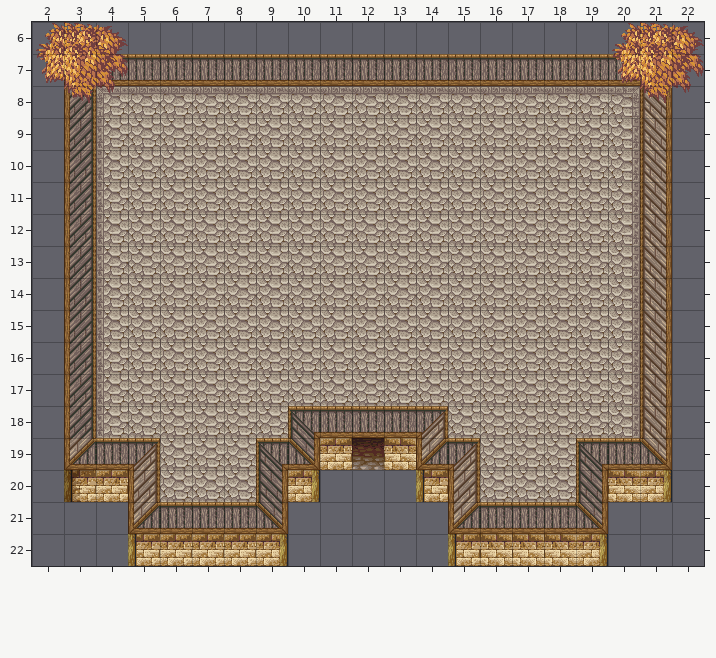
Tiled map (JSON) -- client/assets/maps/inside.json. Above, as it was before the edit.
Cells are 32x32 px. Shown: x 2..22, y 6..22.
After:
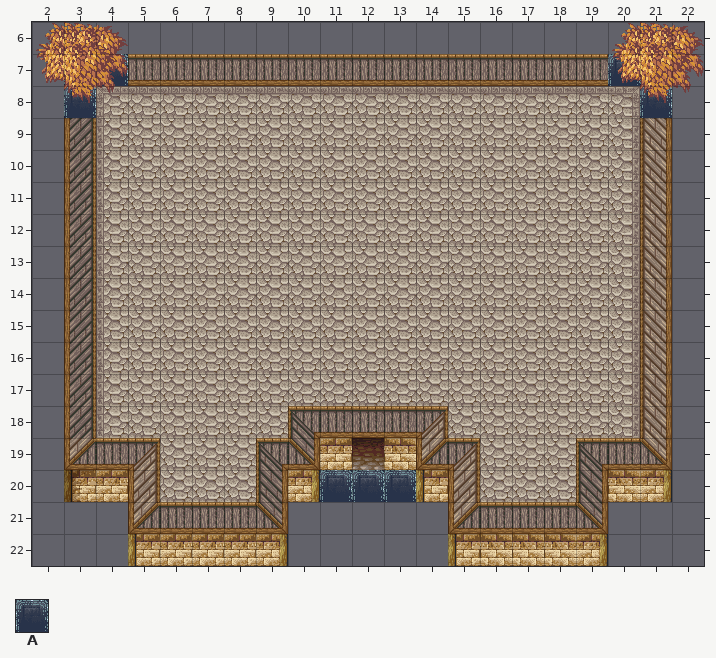
Key: from "inside-tileset": A 51.
_ is an empty cell.
Tiles of an added or newly shown layer are drawn over the layers below it.
From the commit log: removed collision infront of door inside
Changes in this commit:
Layer "Collision" (now shown):
y 7: x 4 _ -> A; x 20 _ -> A
y 8: x 3 _ -> A; x 21 _ -> A
y 20: x 11..13 ___ -> AAA
Boxes around the changes in both pictures, in picture pixels (x1, y1, x2, y2):
added: (64, 54, 128, 118)
added: (608, 54, 672, 118)
added: (320, 470, 416, 502)
